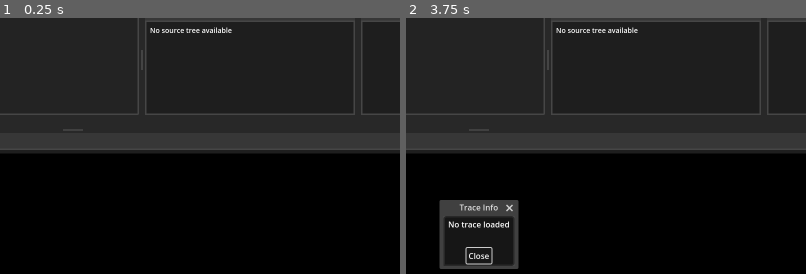
Above: before the commit, frames 1-2 (left to right).
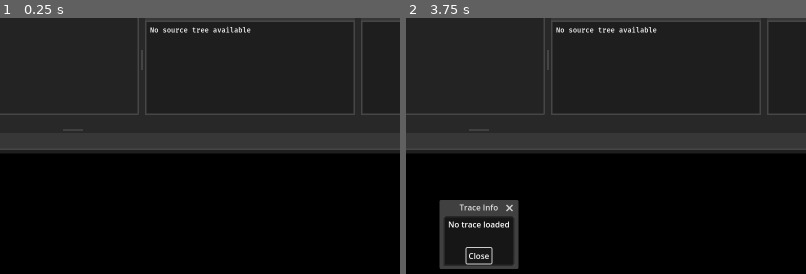
Above: after the commit, the same moments.

Repository: PatrikAAberg/dmce-gui
Game: Godot game, scene res://TraceGUI.tscn
Two runs of this game, one before a commit and one after it. Both use one fixed random seed, a clock stepped at 60 frames per second and the inputs below.
Inputs (mouse positions are % of the whole screen's width and height, from its top left):
- Up to frame 1 (0.25 s): no input
- Up to frame 2 (3.75 s): click (81, 2) at 0.52 s; type "12" at 0.6 s; click "Next" at 1.25 s; click "Next" at 2 s; click "Prev" at 2.75 s; click "Trace info" at 3.5 s
The pictures show only the part of the screen within x 41-91%, y 6-56%; the shares and areas given below are measured in that part.

The runs differ from the first frame. In frame 1, 0.4% of the frame differs, in the area x 37-63%, y 3-6%; in frame 2, 0.4%.
Error before the commit: Invalid access of index '0' on a base object of type: 'Array'. (res://TraceGUI.gd:641)
Error after the commit: Invalid access of index '0' on a base object of type: 'Array'. (res://TraceGUI.gd:658)

Commit message:
trace: format hexdump output

Diff:
--- a/dmcetraceGUI/TraceGUI.gd
+++ b/dmcetraceGUI/TraceGUI.gd
@@ -169,6 +169,23 @@
 	var fun = a[4]
 	var src = RemoveProbe(a[5])
 	var vars = a[6].split(" ")
+	# If hexdump, format it
+	if vars[0] == "dmce_hexdump":
+		var varstmp = "000000 "
+		var ascii = ""
+		for i in range (1, len(vars)):
+			if i % 16 == 0:
+				varstmp += ascii + "\n" + "%06x" % i + " "
+				ascii = ""
+			else:
+				varstmp += vars[i]
+				varstmp += " "
+				if i > 31 and i < 127:
+					ascii += char(vars[i].hex_to_int())
+				else:
+					ascii += "."
+		vars = [varstmp]
+
 	return {"core":core, "ts":ts, "path":path, "line":line, "fun":fun, "src":src, "vars":vars}
 
 func PopulateViews(view):
--- a/dmcetraceGUI/TraceGUI.tscn
+++ b/dmcetraceGUI/TraceGUI.tscn
@@ -1,10 +1,11 @@
-[gd_scene load_steps=30 format=3 uid="uid://haxot671h3c4"]
+[gd_scene load_steps=31 format=3 uid="uid://haxot671h3c4"]
 
 [ext_resource type="Script" path="res://TraceGUI.gd" id="1_rncp3"]
 [ext_resource type="Script" path="res://TChart.gd" id="2_m5p0u"]
 [ext_resource type="Script" path="res://FChart.gd" id="2_u40rw"]
 [ext_resource type="Script" path="res://FMarkers.gd" id="3_1kuvw"]
 [ext_resource type="Script" path="res://TMarkers.gd" id="3_rw642"]
+[ext_resource type="FontFile" uid="uid://p2j82l8w22qw" path="res://FiraCode-Medium.ttf" id="3_wmipt"]
 [ext_resource type="Script" path="res://TCoreLabels.gd" id="6_peopc"]
 [ext_resource type="Script" path="res://CoreActivityRichTextLabel.gd" id="7_nh6xr"]
 [ext_resource type="Script" path="res://MovieChart.gd" id="7_qhf0k"]
@@ -182,6 +183,7 @@
 layout_mode = 2
 size_flags_horizontal = 3
 focus_mode = 2
+theme_override_fonts/normal_font = ExtResource("3_wmipt")
 theme_override_font_sizes/normal_font_size = 14
 text = "No source tree available
 "
@@ -200,6 +202,7 @@
 layout_mode = 2
 size_flags_horizontal = 3
 focus_mode = 2
+theme_override_fonts/normal_font = ExtResource("3_wmipt")
 theme_override_font_sizes/normal_font_size = 14
 text = "
 "
@@ -436,6 +439,7 @@
 offset_right = -2.0
 offset_bottom = 30.0
 size_flags_horizontal = 3
+theme_override_fonts/normal_font = ExtResource("3_wmipt")
 theme_override_font_sizes/normal_font_size = 14
 bbcode_enabled = true
 text = "No trace loaded"
--- a/dmcetraceGUI/windows.tscn
+++ b/dmcetraceGUI/windows.tscn
@@ -1,6 +1,7 @@
-[gd_scene load_steps=4 format=3 uid="uid://bbpl0u6a7p760"]
+[gd_scene load_steps=5 format=3 uid="uid://bbpl0u6a7p760"]
 
 [ext_resource type="Script" path="res://windows.gd" id="1_hhts4"]
+[ext_resource type="FontFile" uid="uid://dht4rbxnn5koh" path="res://FiraCode-Regular.ttf" id="2_16y0s"]
 
 [sub_resource type="StyleBoxFlat" id="StyleBoxFlat_suces"]
 content_margin_left = 3.0
@@ -22,7 +23,6 @@
 border_width_bottom = 3
 
 [node name="Control" type="Control"]
-visible = false
 layout_mode = 3
 anchors_preset = 15
 anchor_right = 1.0
@@ -113,7 +113,7 @@
 layout_mode = 0
 offset_left = 88.0
 offset_top = 448.0
-offset_right = 480.0
+offset_right = 1159.0
 offset_bottom = 784.0
 
 [node name="RichTextLabel" type="RichTextLabel" parent="HBoxContainer"]
@@ -123,10 +123,12 @@
 fit_content = true
 
 [node name="RichTextLabel2" type="RichTextLabel" parent="HBoxContainer"]
-custom_minimum_size = Vector2(100, 100)
+custom_minimum_size = Vector2(500, 100)
 layout_mode = 2
-text = "Hejsan 2"
-fit_content = true
+theme_override_fonts/normal_font = ExtResource("2_16y0s")
+text = "AAAAAAAAAAAAAAAAAAAA
+11111111111111111111"
+autowrap_mode = 0
 
 [node name="CheckButton" type="CheckButton" parent="."]
 layout_mode = 0
Binary file added: dmcetraceGUI/FiraCode-Medium.ttf
Not shown, added: dmcetraceGUI/FiraCode-Medium.ttf.import
